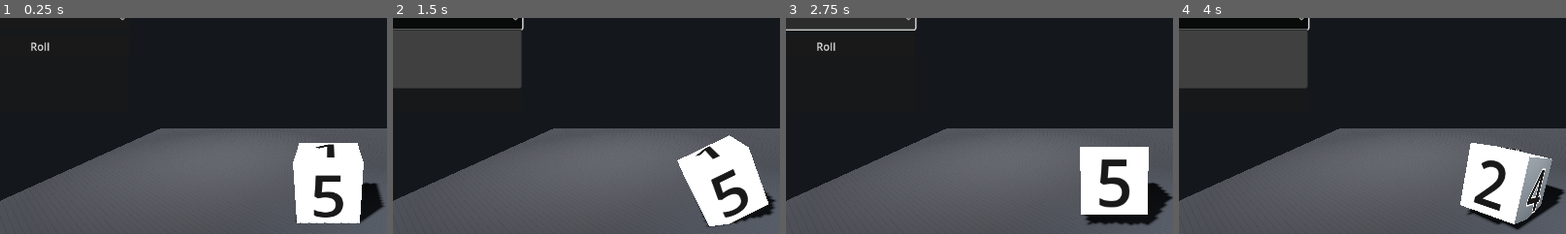
Above: before the commit, frames 1-4 (left to right).
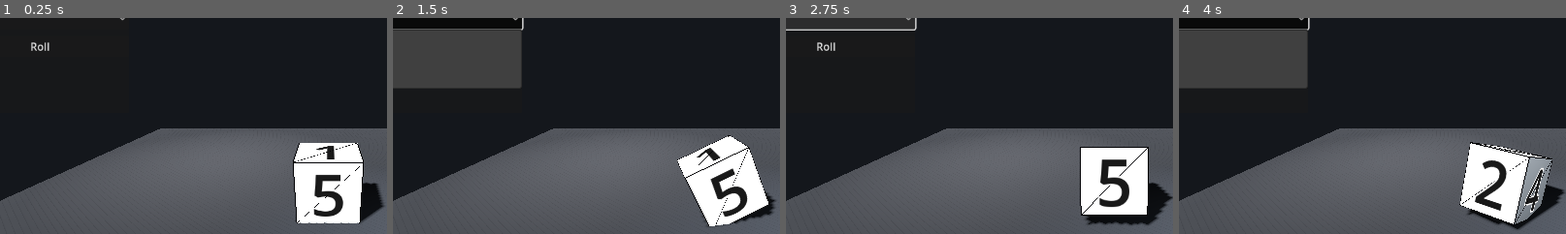
Above: after the commit, the same moments.

Repository: SarkisKhachatryan/diceatro
Game: Godot game, scene res://scenes/Main.tscn
Same seed, same stepped clock (60 frames per second), same inputs: the game is played once before the commit and once after it.
Inputs:
- Up to frame 1 (0.25 s): no input
- Up to frame 2 (1.5 s): click "Roll" at 0.5 s; click "D6" at 1.25 s
- Up to frame 3 (2.75 s): click "D6" at 2 s
- Up to frame 4 (4 s): click "Roll" at 2.75 s; click "D6" at 3.5 s
The pictures show only the part of the screen within x 8-58%, y 4-54%; the shares and areas given below are measured in that part.

The runs differ from the first frame. In frame 1, 0.7% of the frame differs, in the area x 75-94%, y 57-96%; in frame 2, 0.7%; in frame 3, 0.4%; in frame 4, 1.1%, in the area x 72-97%, y 57-96%.

Commit message:
Attach number labels to dice surfaces and add regression tests

Diff:
--- a/scenes/D4.tscn
+++ b/scenes/D4.tscn
@@ -6,3 +6,7 @@
 script = ExtResource("1_1")
 
 [node name="Body" type="MeshInstance3D" parent="."]
+
+[node name="Outline" type="MeshInstance3D" parent="Body"]
+
+[node name="Edges" type="MeshInstance3D" parent="Body"]
--- a/scenes/D8.tscn
+++ b/scenes/D8.tscn
@@ -6,3 +6,7 @@
 script = ExtResource("1_1")
 
 [node name="Body" type="MeshInstance3D" parent="."]
+
+[node name="Outline" type="MeshInstance3D" parent="Body"]
+
+[node name="Edges" type="MeshInstance3D" parent="Body"]
--- a/scenes/Dice.tscn
+++ b/scenes/Dice.tscn
@@ -17,11 +17,15 @@
 mesh = SubResource("BoxMesh_1")
 surface_material_override/0 = SubResource("StandardMaterial3D_1")
 
+[node name="Outline" type="MeshInstance3D" parent="Body"]
+
+[node name="Edges" type="MeshInstance3D" parent="Body"]
+
 [node name="FaceUp_1" type="Label3D" parent="."]
 text = "1"
 font_size = 96
 pixel_size = 0.01
-position = Vector3(0, 0.53, 0)
+position = Vector3(0, 0.501, 0)
 rotation = Vector3(-1.570796, 0, 0)
 modulate = Color(0.1, 0.1, 0.1, 1)
 outline_modulate = Color(1, 1, 1, 1)
@@ -33,7 +37,7 @@
 text = "6"
 font_size = 96
 pixel_size = 0.01
-position = Vector3(0, -0.53, 0)
+position = Vector3(0, -0.501, 0)
 rotation = Vector3(1.570796, 0, 3.141593)
 modulate = Color(0.1, 0.1, 0.1, 1)
 outline_modulate = Color(1, 1, 1, 1)
@@ -45,7 +49,7 @@
 text = "3"
 font_size = 96
 pixel_size = 0.01
-position = Vector3(0.53, 0, 0)
+position = Vector3(0.501, 0, 0)
 rotation = Vector3(0, 1.570796, 0)
 modulate = Color(0.1, 0.1, 0.1, 1)
 outline_modulate = Color(1, 1, 1, 1)
@@ -57,7 +61,7 @@
 text = "4"
 font_size = 96
 pixel_size = 0.01
-position = Vector3(-0.53, 0, 0)
+position = Vector3(-0.501, 0, 0)
 rotation = Vector3(0, -1.570796, 0)
 modulate = Color(0.1, 0.1, 0.1, 1)
 outline_modulate = Color(1, 1, 1, 1)
@@ -69,7 +73,7 @@
 text = "2"
 font_size = 96
 pixel_size = 0.01
-position = Vector3(0, 0, -0.53)
+position = Vector3(0, 0, -0.501)
 rotation = Vector3(0, 3.141593, 0)
 modulate = Color(0.1, 0.1, 0.1, 1)
 outline_modulate = Color(1, 1, 1, 1)
@@ -81,7 +85,7 @@
 text = "5"
 font_size = 96
 pixel_size = 0.01
-position = Vector3(0, 0, 0.53)
+position = Vector3(0, 0, 0.501)
 rotation = Vector3(0, 0, 0)
 modulate = Color(0.1, 0.1, 0.1, 1)
 outline_modulate = Color(1, 1, 1, 1)
--- a/scripts/D4.gd
+++ b/scripts/D4.gd
@@ -7,6 +7,9 @@
 @export var settle_duration := 0.18
 @export var min_spins := 2
 @export var max_spins := 4
+@export var outline_enabled := false
+@export var face_label_outset := 0.03 # tiny offset above the face plane (printed look)
+@export var label_local_outset := 0.012 # small extra offset to avoid z-fighting (printed look)
 
 var is_rolling := false
 var _rng := RandomNumberGenerator.new()
@@ -16,11 +19,15 @@
 
 @onready var body: MeshInstance3D = $Body
 @onready var _labels_root: Node3D = body.get_node_or_null("Labels") as Node3D
+@onready var outline: MeshInstance3D = $Body/Outline
+@onready var edges: MeshInstance3D = $Body/Edges
 
 
 func _ready() -> void:
 	_rng.randomize()
 	_build_mesh()
+	_configure_outline()
+	_configure_edges()
 	_build_numbers()
 	rotation = Vector3.ZERO
 	_rest_pos = position
@@ -114,11 +121,87 @@
 	body.mesh = mesh
 	body.scale = Vector3.ONE * 0.62
 
+	if outline != null:
+		outline.mesh = mesh
+	if edges != null:
+		edges.mesh = null
+
 
 func _add_tri(st: SurfaceTool, a: Vector3, b: Vector3, c: Vector3) -> void:
-	st.add_vertex(a)
-	st.add_vertex(b)
-	st.add_vertex(c)
+	# Ensure outward winding (important for correct culling/outline).
+	var center: Vector3 = (a + b + c) / 3.0
+	var n: Vector3 = (b - a).cross(c - a)
+	if n.dot(center) < 0.0:
+		st.add_vertex(a)
+		st.add_vertex(c)
+		st.add_vertex(b)
+	else:
+		st.add_vertex(a)
+		st.add_vertex(b)
+		st.add_vertex(c)
+
+
+func _configure_outline() -> void:
+	if outline == null:
+		return
+	outline.visible = outline_enabled
+	if not outline_enabled:
+		return
+	outline.scale = Vector3.ONE * 1.05
+	outline.cast_shadow = GeometryInstance3D.SHADOW_CASTING_SETTING_OFF
+
+	var mat := StandardMaterial3D.new()
+	mat.albedo_color = Color(0.03, 0.03, 0.04, 1.0)
+	mat.shading_mode = BaseMaterial3D.SHADING_MODE_UNSHADED
+	mat.cull_mode = BaseMaterial3D.CULL_FRONT
+	outline.material_override = mat
+
+
+func _configure_edges() -> void:
+	if body == null or edges == null:
+		return
+	if body.mesh == null:
+		return
+
+	var mdt := MeshDataTool.new()
+	var mesh := body.mesh as Mesh
+	var err := mdt.create_from_surface(mesh, 0)
+	if err != OK:
+		return
+
+	var edge_set := {}
+	for f_i in range(mdt.get_face_count()):
+		var a := mdt.get_face_vertex(f_i, 0)
+		var b := mdt.get_face_vertex(f_i, 1)
+		var c := mdt.get_face_vertex(f_i, 2)
+		_edge_add(edge_set, a, b)
+		_edge_add(edge_set, b, c)
+		_edge_add(edge_set, c, a)
+
+	var im := ImmediateMesh.new()
+	im.surface_begin(Mesh.PRIMITIVE_LINES)
+	for k in edge_set.keys():
+		var pair: Array = k.split(":")
+		var i0 := int(pair[0])
+		var i1 := int(pair[1])
+		im.surface_add_vertex(mdt.get_vertex(i0))
+		im.surface_add_vertex(mdt.get_vertex(i1))
+	im.surface_end()
+
+	edges.mesh = im
+	edges.cast_shadow = GeometryInstance3D.SHADOW_CASTING_SETTING_OFF
+	var mat := StandardMaterial3D.new()
+	mat.albedo_color = Color(0.03, 0.03, 0.04, 1.0)
+	mat.shading_mode = BaseMaterial3D.SHADING_MODE_UNSHADED
+	mat.no_depth_test = false
+	edges.material_override = mat
+
+
+func _edge_add(edge_set: Dictionary, i0: int, i1: int) -> void:
+	var a := mini(i0, i1)
+	var b := maxi(i0, i1)
+	var key := "%d:%d" % [a, b]
+	edge_set[key] = true
 
 
 func _build_numbers() -> void:
@@ -166,7 +249,7 @@
 		face_node.name = "Face_%d" % value
 
 		# Push the text further out to avoid any clipping with the face.
-		face_node.position = center + normal * 0.20
+		face_node.position = center + normal * face_label_outset
 		labels_root.add_child(face_node)
 
 		# Robust orientation: use look_at so we never end up with mirrored/left-handed transforms.
@@ -188,7 +271,7 @@
 		label.billboard = BaseMaterial3D.BILLBOARD_DISABLED
 		# Mirror the glyphs horizontally (requested for D4 faces).
 		label.scale = Vector3(-1, 1, 1)
-		label.position = Vector3(0, 0, -0.08) # slightly outward along local -Z
+		label.position = Vector3(0, 0, -label_local_outset) # slightly outward along local -Z
 		face_node.add_child(label)
 
 func _get_face_for_value(value: int) -> Dictionary:
--- a/scripts/D8.gd
+++ b/scripts/D8.gd
@@ -11,6 +11,9 @@
 @export var body_scale := 0.90
 @export var label_font_size := 96
 @export var label_pixel_size := 0.0085
+@export var face_label_outset := 0.03 # tiny offset above the face plane (printed look)
+@export var label_local_outset := 0.012 # small extra offset to avoid z-fighting (printed look)
+@export var outline_enabled := false
 
 var is_rolling := false
 var _rng := RandomNumberGenerator.new()
@@ -19,11 +22,15 @@
 var _rest_pos: Vector3 = Vector3.ZERO
 
 @onready var body: MeshInstance3D = $Body
+@onready var outline: MeshInstance3D = $Body/Outline
+@onready var edges: MeshInstance3D = $Body/Edges
 
 
 func _ready() -> void:
 	_rng.randomize()
 	_build_mesh()
+	_configure_outline()
+	_configure_edges()
 	_build_numbers()
 	rotation = Vector3.ZERO
 	_rest_pos = position
@@ -126,11 +133,88 @@
 	body.mesh = mesh
 	body.scale = Vector3.ONE * body_scale
 
+	if outline != null:
+		outline.mesh = mesh
+	if edges != null:
+		edges.mesh = null
+
 
 func _add_tri(st: SurfaceTool, a: Vector3, b: Vector3, c: Vector3) -> void:
-	st.add_vertex(a)
-	st.add_vertex(b)
-	st.add_vertex(c)
+	# Ensure outward winding (important for correct culling/outline).
+	var center: Vector3 = (a + b + c) / 3.0
+	var n: Vector3 = (b - a).cross(c - a)
+	if n.dot(center) < 0.0:
+		# Flip winding.
+		st.add_vertex(a)
+		st.add_vertex(c)
+		st.add_vertex(b)
+	else:
+		st.add_vertex(a)
+		st.add_vertex(b)
+		st.add_vertex(c)
+
+
+func _configure_outline() -> void:
+	if outline == null:
+		return
+	outline.visible = outline_enabled
+	if not outline_enabled:
+		return
+	outline.scale = Vector3.ONE * 1.05
+	outline.cast_shadow = GeometryInstance3D.SHADOW_CASTING_SETTING_OFF
+
+	var mat := StandardMaterial3D.new()
+	mat.albedo_color = Color(0.03, 0.03, 0.04, 1.0)
+	mat.shading_mode = BaseMaterial3D.SHADING_MODE_UNSHADED
+	mat.cull_mode = BaseMaterial3D.CULL_FRONT
+	outline.material_override = mat
+
+
+func _configure_edges() -> void:
+	if body == null or edges == null:
+		return
+	if body.mesh == null:
+		return
+
+	var mdt := MeshDataTool.new()
+	var mesh := body.mesh as Mesh
+	var err := mdt.create_from_surface(mesh, 0)
+	if err != OK:
+		return
+
+	var edge_set := {}
+	for f_i in range(mdt.get_face_count()):
+		var a := mdt.get_face_vertex(f_i, 0)
+		var b := mdt.get_face_vertex(f_i, 1)
+		var c := mdt.get_face_vertex(f_i, 2)
+		_edge_add(edge_set, a, b)
+		_edge_add(edge_set, b, c)
+		_edge_add(edge_set, c, a)
+
+	var im := ImmediateMesh.new()
+	im.surface_begin(Mesh.PRIMITIVE_LINES)
+	for k in edge_set.keys():
+		var pair: Array = k.split(":")
+		var i0 := int(pair[0])
+		var i1 := int(pair[1])
+		im.surface_add_vertex(mdt.get_vertex(i0))
+		im.surface_add_vertex(mdt.get_vertex(i1))
+	im.surface_end()
+
+	edges.mesh = im
+	edges.cast_shadow = GeometryInstance3D.SHADOW_CASTING_SETTING_OFF
+	var mat := StandardMaterial3D.new()
+	mat.albedo_color = Color(0.03, 0.03, 0.04, 1.0)
+	mat.shading_mode = BaseMaterial3D.SHADING_MODE_UNSHADED
+	mat.no_depth_test = false
+	edges.material_override = mat
+
+
+func _edge_add(edge_set: Dictionary, i0: int, i1: int) -> void:
+	var a := mini(i0, i1)
+	var b := maxi(i0, i1)
+	var key := "%d:%d" % [a, b]
+	edge_set[key] = true
 
 
 func _build_numbers() -> void:
@@ -179,7 +263,8 @@
 
 		var face_node := Node3D.new()
 		face_node.name = "Face_%d" % value
-		face_node.position = center + normal * 0.30
+		# Keep the label close to the face so it feels "printed" on the die.
+		face_node.position = center + normal * face_label_outset
 		labels_root.add_child(face_node)
 
 		# Robust orientation (same approach as D4): face the node outward.
@@ -202,7 +287,8 @@
 		label.shaded = false
 		if mirror_numbers:
 			label.scale = Vector3(-1, 1, 1)
-		label.position = Vector3(0, 0, -0.10)
+		# Label3D faces local -Z; nudge slightly outward along -Z so it doesn't z-fight.
+		label.position = Vector3(0, 0, -label_local_outset)
 		face_node.add_child(label)
 
 		# Store face metadata for presentation math (local space).
--- a/scripts/Dice.gd
+++ b/scripts/Dice.gd
@@ -25,15 +25,22 @@
 @export var min_spins := 2
 @export var max_spins := 4
 @export var count_face_user_sees := true
+@export var outline_enabled := false
 
 var is_rolling := false
 var _rng := RandomNumberGenerator.new()
+
+@onready var body: MeshInstance3D = $Body
+@onready var outline: MeshInstance3D = $Body/Outline
+@onready var edges: MeshInstance3D = $Body/Edges
 
 
 func _ready() -> void:
 	_rng.randomize()
 	rotation = FACE_ROTATIONS[1]
 	_configure_face_labels()
+	_configure_outline()
+	_configure_edges()
 
 
 func roll() -> void:
@@ -42,6 +49,8 @@
 
 	# Keep labels configured (in case scene is reloaded/hot-changed).
 	_configure_face_labels()
+	_configure_outline()
+	_configure_edges()
 
 	var value: int = _rng.randi_range(1, 6)
 
@@ -127,6 +136,82 @@
 		label.shaded = false
 
 
+func _configure_outline() -> void:
+	if body == null or outline == null:
+		return
+	if body.mesh == null:
+		return
+
+	outline.visible = outline_enabled
+	if not outline_enabled:
+		return
+
+	outline.mesh = body.mesh
+	outline.scale = Vector3.ONE * 1.05
+	outline.cast_shadow = GeometryInstance3D.SHADOW_CASTING_SETTING_OFF
+
+	var mat := StandardMaterial3D.new()
+	mat.albedo_color = Color(0.03, 0.03, 0.04, 1.0)
+	mat.shading_mode = BaseMaterial3D.SHADING_MODE_UNSHADED
+	mat.cull_mode = BaseMaterial3D.CULL_FRONT
+	outline.material_override = mat
+
+
+func _configure_edges() -> void:
+	if body == null or edges == null:
+		return
+	if body.mesh == null:
+		return
+
+	var mdt := MeshDataTool.new()
+	# Convert primitive meshes to an ArrayMesh if needed.
+	var mesh: Mesh = body.mesh
+	var arr_mesh: ArrayMesh
+	if mesh is ArrayMesh:
+		arr_mesh = mesh as ArrayMesh
+	else:
+		arr_mesh = ArrayMesh.new()
+		arr_mesh.add_surface_from_arrays(Mesh.PRIMITIVE_TRIANGLES, mesh.surface_get_arrays(0))
+
+	var err := mdt.create_from_surface(arr_mesh, 0)
+	if err != OK:
+		return
+
+	var edge_set := {}
+	for f_i in range(mdt.get_face_count()):
+		var a := mdt.get_face_vertex(f_i, 0)
+		var b := mdt.get_face_vertex(f_i, 1)
+		var c := mdt.get_face_vertex(f_i, 2)
+		_edge_add(edge_set, a, b)
+		_edge_add(edge_set, b, c)
+		_edge_add(edge_set, c, a)
+
+	var im := ImmediateMesh.new()
+	im.surface_begin(Mesh.PRIMITIVE_LINES)
+	for k in edge_set.keys():
+		var pair: Array = k.split(":")
+		var i0 := int(pair[0])
+		var i1 := int(pair[1])
+		im.surface_add_vertex(mdt.get_vertex(i0))
+		im.surface_add_vertex(mdt.get_vertex(i1))
+	im.surface_end()
+
+	edges.mesh = im
+	edges.cast_shadow = GeometryInstance3D.SHADOW_CASTING_SETTING_OFF
+	var mat := StandardMaterial3D.new()
+	mat.albedo_color = Color(0.03, 0.03, 0.04, 1.0)
+	mat.shading_mode = BaseMaterial3D.SHADING_MODE_UNSHADED
+	mat.no_depth_test = false
+	edges.material_override = mat
+
+
+func _edge_add(edge_set: Dictionary, i0: int, i1: int) -> void:
+	var a := mini(i0, i1)
+	var b := maxi(i0, i1)
+	var key := "%d:%d" % [a, b]
+	edge_set[key] = true
+
+
 func _get_rotation_presenting_value_to_camera(value: int) -> Vector3:
 	var cam := get_viewport().get_camera_3d()
 	if cam == null:
--- a/tests/run_tests.gd
+++ b/tests/run_tests.gd
@@ -34,6 +34,11 @@
 	_assertions += 1
 	if not (a > b):
 		_fail("%s (expected > %f, got %f)" % [msg, b, a])
+
+func _assert_near(a: float, b: float, eps: float, msg: String) -> void:
+	_assertions += 1
+	if abs(a - b) > eps:
+		_fail("%s (expected %f±%f, got %f)" % [msg, b, eps, a])
 
 
 func _run_all() -> void:
@@ -45,6 +50,7 @@
 	await _test_d4_safe_position_above_floor()
 	await _test_d8_target_basis_points_face_to_camera()
 	await _test_d8_safe_position_above_floor()
+	await _test_surface_label_offsets()
 
 	var summary := "Tests: %d assertions, %d failures" % [_assertions, _failures]
 	if _failures == 0:
@@ -212,3 +218,57 @@
 	d8_scene = null
 	await process_frame
 	await process_frame
+
+
+func _test_surface_label_offsets() -> void:
+	# D6 labels are authored in the scene. Ensure they're close to the cube surface.
+	var dice_scene: PackedScene = load("res://scenes/Dice.tscn")
+	var dice := dice_scene.instantiate()
+	root.add_child(dice)
+	await process_frame
+
+	var nodes := [
+		dice.get_node("FaceUp_1"),
+		dice.get_node("FaceDown_6"),
+		dice.get_node("FaceFront_2"),
+		dice.get_node("FaceBack_5"),
+		dice.get_node("FaceRight_3"),
+		dice.get_node("FaceLeft_4"),
+	]
+
+	for n in nodes:
+		var l := n as Label3D
+		_assert_true(l != null, "D6 label node should exist")
+		var dist := l.position.length()
+		_assert_near(dist, 0.501, 0.01, "D6 label should be very close to surface")
+
+	dice.queue_free()
+	dice = null
+	dice_scene = null
+	await process_frame
+	await process_frame
+
+	# D4/D8 use exported offsets. Verify defaults are the "printed" ones.
+	var d4_scene: PackedScene = load("res://scenes/D4.tscn")
+	var d4 := d4_scene.instantiate()
+	root.add_child(d4)
+	await process_frame
+	_assert_near(float(d4.face_label_outset), 0.03, 0.0001, "D4 face_label_outset default")
+	_assert_near(float(d4.label_local_outset), 0.012, 0.0001, "D4 label_local_outset default")
+	d4.queue_free()
+	d4 = null
+	d4_scene = null
+	await process_frame
+	await process_frame
+
+	var d8_scene: PackedScene = load("res://scenes/D8.tscn")
+	var d8 := d8_scene.instantiate()
+	root.add_child(d8)
+	await process_frame
+	_assert_near(float(d8.face_label_outset), 0.03, 0.0001, "D8 face_label_outset default")
+	_assert_near(float(d8.label_local_outset), 0.012, 0.0001, "D8 label_local_outset default")
+	d8.queue_free()
+	d8 = null
+	d8_scene = null
+	await process_frame
+	await process_frame
